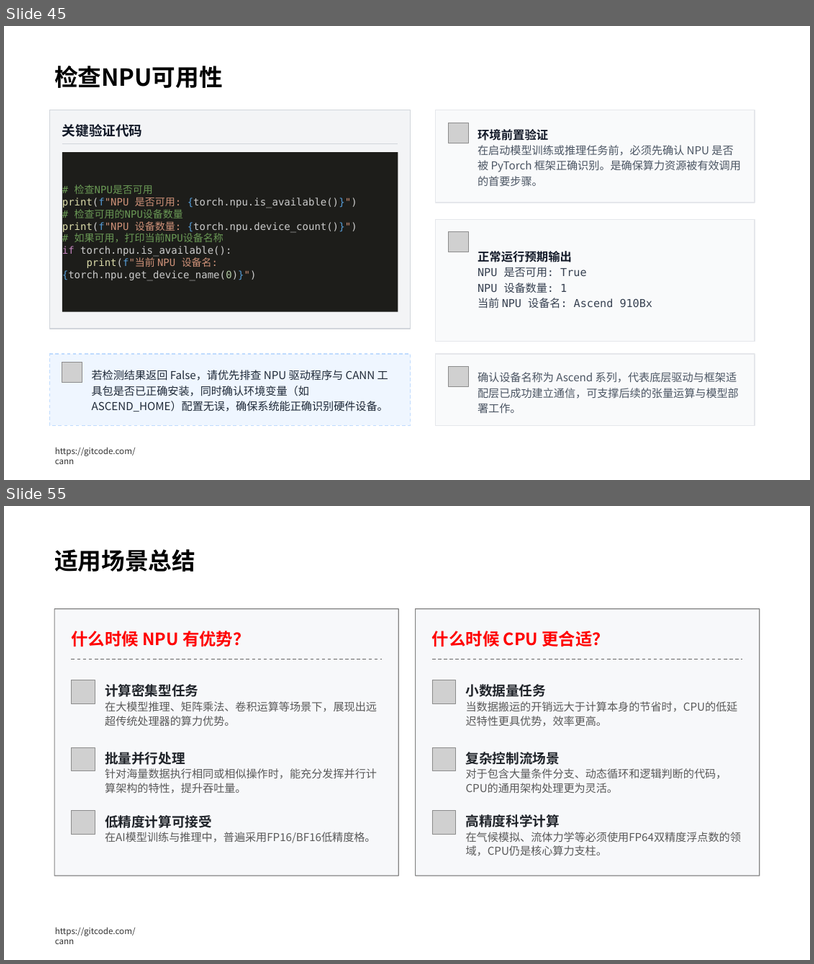
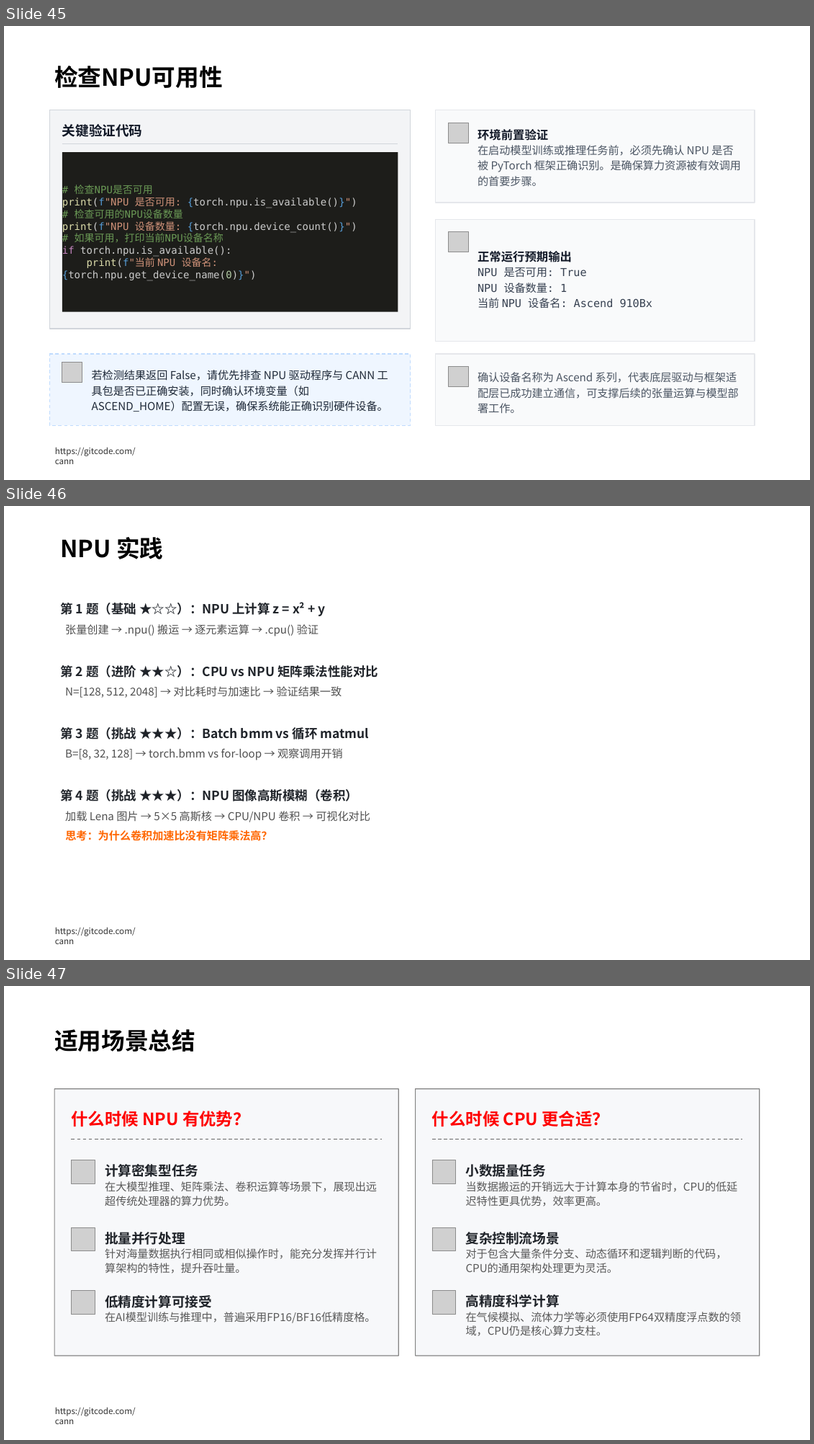
Before and after one commit to hicann/cann-learning-hub, a slide deck: quick_start/cann_basics/slides/artificial_intelligence_basics.pptx. Shown one above the other, each under a label of ours: slides 45 and 55 before the commit, slides 45, 46 and 47 after it; the slides between them are not shown. The pictures are 814x964 and 814x1444 pixels, drawn with LibreOffice and Linux fonts; fonts in the diff are those of the drawing; grey boxes stand for pictures; background and template pictures are left out. Boxes give left, top, right and bottom in pixels: in the first picture for what was removed or moved away, otherwise in the second. Text is boxed around its words. In the diff, an @@ line names an element or a change of style, - is before the commit and + after.

Commit message:
docs: 更新人工智能基础课件 artificial_intelligence_basics.pptx

# message auto-generated for no-merge-commit merge:
!1189 merge feat/update-ai-basics-slides into master

docs: 更新人工智能基础课件 artificial_intelligence_basics.pptx

Description: 刷新课后习题

See merge request: cann/cann-learning-hub!1189

```diff
--- a/quick_start/cann_basics/slides/artificial_intelligence_basics.pptx
+++ b/quick_start/cann_basics/slides/artificial_intelligence_basics.pptx
@@ slide 46 added at box(4, 506, 810, 960), background #FFFFFF; not listed: 1 template element that a slide beside it also shows @@
@@ text added at box(60, 537, 163, 559), 28 pt, text #000000, bold @@
+NPU 实践
@@ text added at box(60, 601, 378, 841), 13 pt, text #505050 @@
+第 1 题（基础 ★☆☆）：NPU 上计算 z = x² + y
+张量创建 → .npu() 搬运 → 逐元素运算 → .cpu() 验证
+第 2 题（进阶 ★★☆）：CPU vs NPU 矩阵乘法性能对比
+N=[128, 512, 2048] → 对比耗时与加速比 → 验证结果一致
+第 3 题（挑战 ★★★）：Batch bmm vs 循环 matmul
+B=[8, 32, 128] → torch.bmm vs for-loop → 观察调用开销
+第 4 题（挑战 ★★★）：NPU 图像高斯模糊（卷积）
+加载 Lena 图片 → 5×5 高斯核 → CPU/NPU 卷积 → 可视化对比
+思考：为什么卷积加速比没有矩阵乘法高？
@@ what was slide 55 is now slide 47 @@
```
Also in this commit, not shown: 8 slides changed, 10 slides removed.
